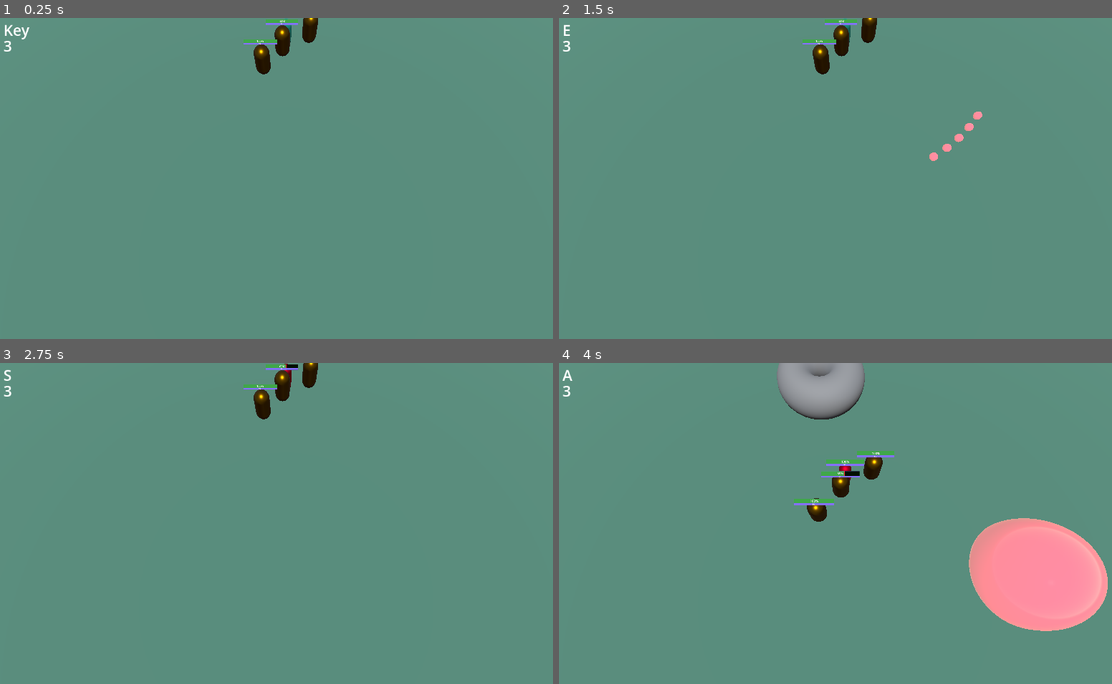
Above: before the commit, frames 1-4 (two rows, left to right).
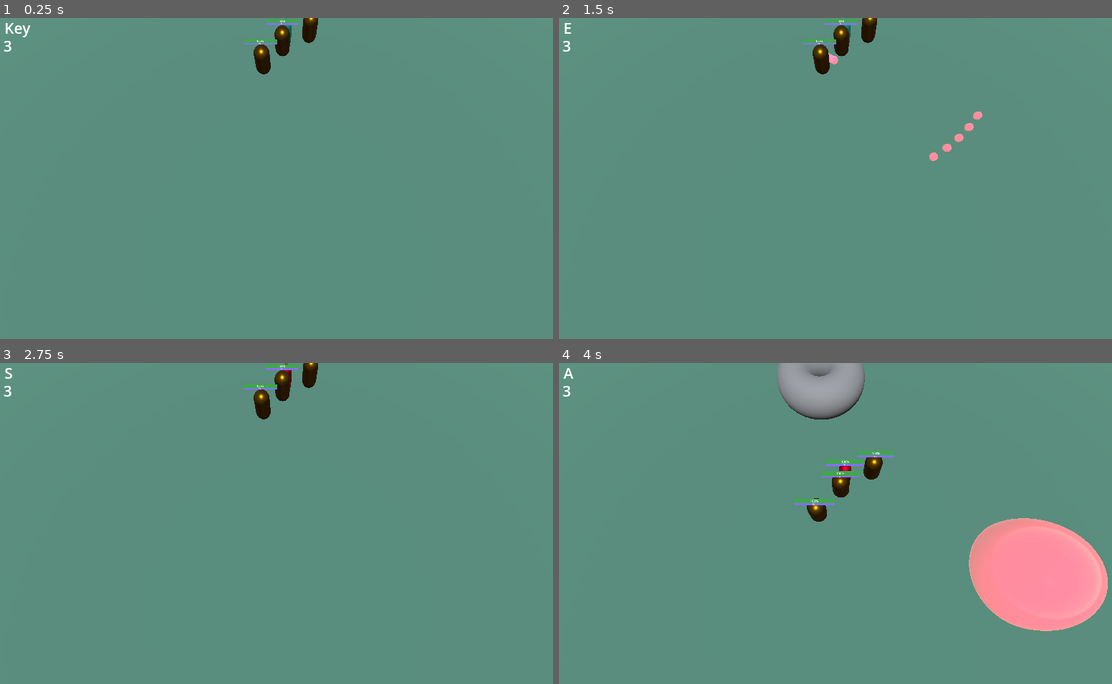
Above: after the commit, the same moments.

Repository: CoininDev/LigmadasLendas
Game: Godot game, scene res://cenas/cena_de_teste.tscn
The game is run twice, just before and just after one commit, with the same random seed, the same clock (stepped at 60 frames per second) and the same inputs.
Inputs (mouse positions are in pixels of both pictures, inside the frame that each line leads up to):
- Up to frame 1 (0.25 s): no input
- Up to frame 2 (1.5 s): tap Enter at 0.5 s; move the mouse to (973, 162) at 0.52 s; hold Right (ui_right) 0.53-1.28 s; tap A (a) at 0.6 s; tap E (e) at 0.8, 1.35 s; move the mouse to (730, 194) at 1.27 s; hold Down (ui_down) from 1.28 s (still down)
- Up to frame 3 (2.75 s): tap R (r) at 1.55, 2.1 s; move the mouse to (342, 452) at 2.02 s; release Down (ui_down) at 2.03 s; hold Right (ui_right) from 2.03 s (still down); tap S (s) at 2.3 s
- Up to frame 4 (4 s): tap Space (space) at 2.75 s; move the mouse to (818, 587) at 2.77 s; release Right (ui_right) at 2.78 s; hold Up (ui_up) 2.78-3.53 s; tap S (s) at 2.85 s; tap W (w) at 3.05, 3.6 s; tap Enter at 3.5 s; move the mouse to (1017, 571) at 3.52 s; hold Left (ui_left) from 3.53 s (still down); tap A (a) at 3.8 s

The runs differ from the first frame. In frame 1, 0.1% of the frame differs, in the area x 0-6%, y 1-7%; in frame 2, less than 0.1%; in frame 3, less than 0.1%; in frame 4, less than 0.1%.
Error after the commit: Invalid call. Nonexistent function 'damage' in base 'CharacterBody3D (HeroBase)'. (res://objs/targets/cast/Projectile.gd:42)

Commit message:
remove damage intermediate function

Diff:
--- a/cenas/cena_de_teste.tscn
+++ b/cenas/cena_de_teste.tscn
@@ -42,6 +42,12 @@
 [node name="CameraMan" parent="." node_paths=PackedStringArray("point") instance=ExtResource("1_kqkdf")]
 transform = Transform3D(1, 0, 0, 0, 0.258819, 0.965926, 0, -0.965926, 0.258819, 0, 15, 28.3142)
 point = NodePath("../DraLixo")
+
+[node name="Label" parent="CameraMan/Camera3D/testingHUD" index="0"]
+offset_left = -104.0
+offset_top = -61.0
+offset_right = -19.0
+offset_bottom = -19.0
 
 [node name="NavigationRegion3D" type="NavigationRegion3D" parent="."]
 transform = Transform3D(1, 0, 0, 0, 1, 0, 0, 0, 1, 0, -1, 0)
--- a/comps/scripts/BAttackComponent.gd
+++ b/comps/scripts/BAttackComponent.gd
@@ -4,6 +4,7 @@
 @export var atk_cooldown: float
 @export var range: float
 @export var nav_comp: NavigationComponent
+@export var hero:HeroBase
 var cancelling_actions = ["mright"]
 var target: Node3D
 var blocked:bool = false
@@ -40,8 +41,8 @@
 func attack():
 	var atk = Attack.new()
 	atk.physic_damage = atk_damage
-	atk.caster = self
-	target.damage(atk)
+	atk.caster = hero
+	target.dmgr.damage(atk)
 
 func timeout():
 	timer.wait_time = atk_cooldown
--- a/heroes/HeroBase.gd
+++ b/heroes/HeroBase.gd
@@ -25,11 +25,6 @@
 var w = Ability.new()
 var e = Ability.new()
 var r = Ability.new()
-
-
-
-func damage(atk: Attack):
-	dmgr.damage(atk)
 
 func _ready_base():
 	q_cooldown.timeout.connect(_on_q_cooldown_timeout)
@@ -77,7 +72,6 @@
 	pass
 
 func _on_q_cooldown_timeout():
-	print("cu")
 	q_cooldown_block = false
 
 func _on_w_cooldown_timeout():
